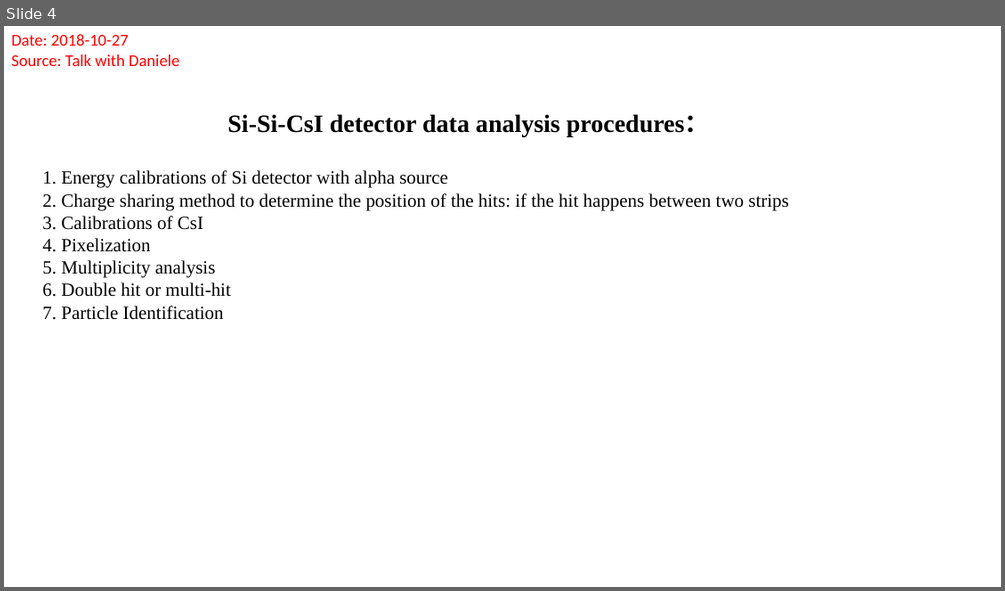
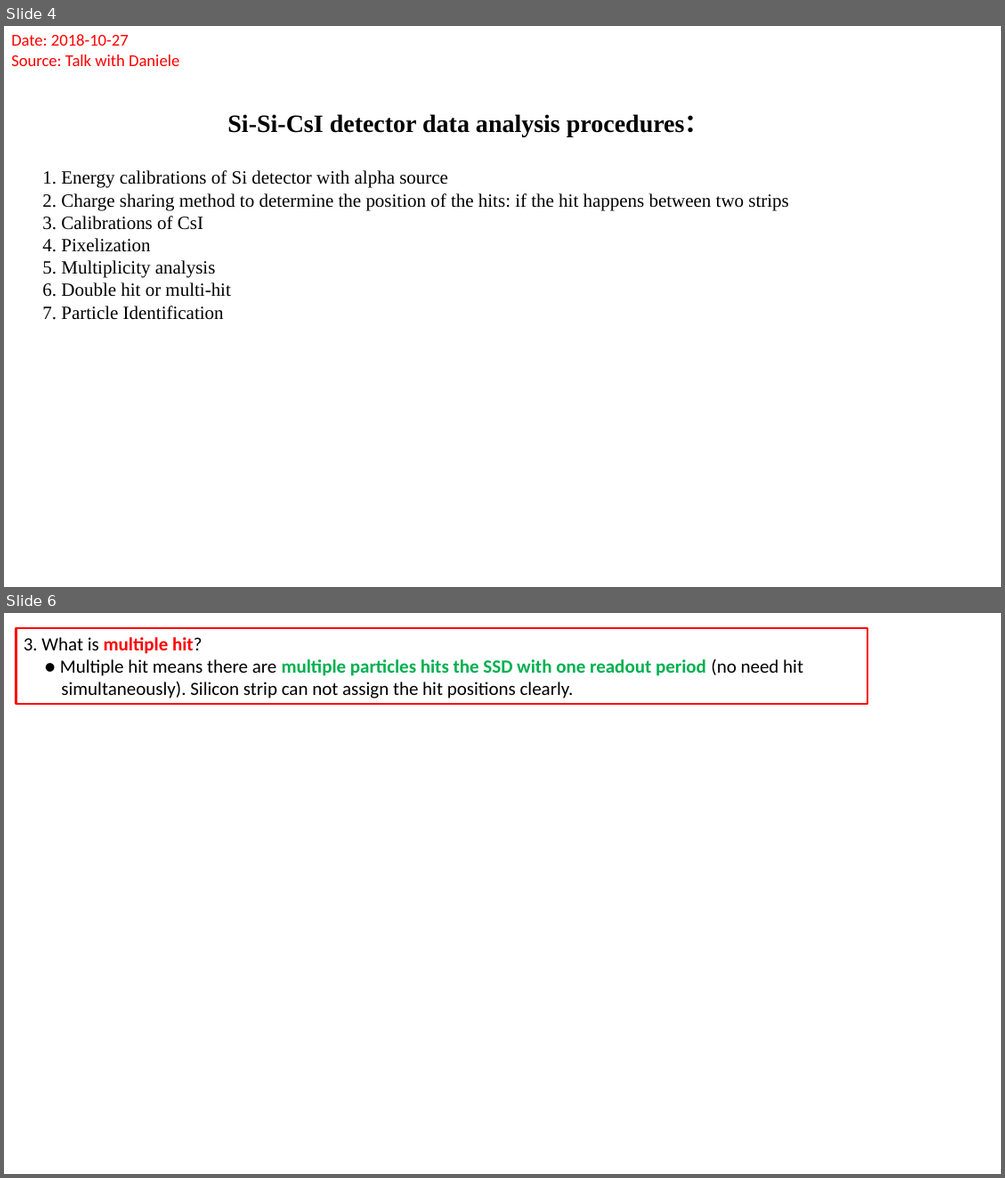
Before and after one commit to gfh16/StudyNotes, a slide deck: 03DE-E-Detector.pptx. Shown one above the other, each under a label of ours: slide 4 before the commit, slides 4 and 6 after it; the slides between them are not shown. The pictures are 1005x591 and 1005x1178 pixels, drawn with LibreOffice and Linux fonts; fonts in the diff are those of the drawing. Boxes give left, top, right and bottom in pixels: in the first picture for what was removed or moved away, otherwise in the second. Text is boxed around its words. In the diff, an @@ line names an element or a change of style, - is before the commit and + after.

Commit message:
double-sided silicon strip.

```diff
--- a/03DE-E-Detector.pptx
+++ b/03DE-E-Detector.pptx
@@ slide 6 added at [4,613,1001,1174], background #FFFFFF @@
@@ rectangle added at [16,628,867,704], outline #FF0000 2.25 pt, 18 pt, text #000000 @@
+3. What is multiple hit?
+● Multiple hit means there are multiple particles hits the SSD with one readout period (no need hit
+simultaneously). Silicon strip can not assign the hit positions clearly.
```
Also in this commit, not shown: 2 slides changed, 1 other slide added.
